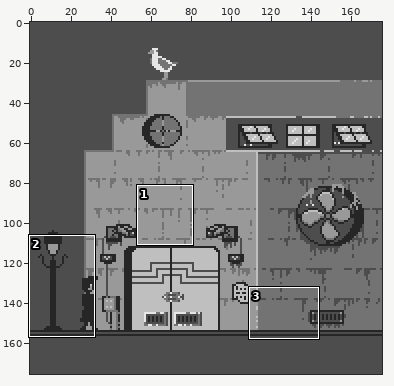
Edited in one commit: pixel-art file (Buildings/GrayScaleCanvas.aseprite). Above: a wide view before the commit, with the close-up outlined.
Close-up. Earlier state:
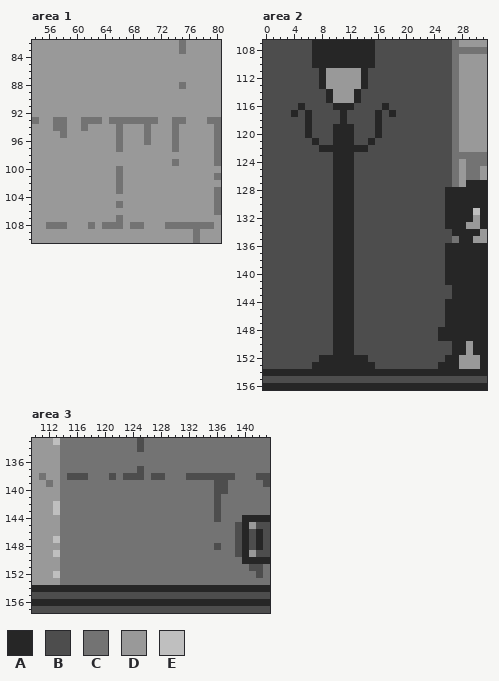
176x176 pixels, 1 frame. Shown: area 1: x 54..80, y 82..110; area 2: x 0..31, y 107..156; area 3: x 110..143, y 133..157. The commit also changed other parts of the picture, which this record leaves out.
Palette (. is transparent): A #262626  B #4d4d4d  C #737373  D #999999  E #bfbfbf
Pixels before, area 1, first column x 54:
 82 DDDDDDDDDDDDDDDDDDDDDCDDDDD
 83 DDDDDDDDDDDDDDDDDDDDDCDDDDD
 84 DDDDDDDDDDDDDDDDDDDDDDDDDDD
 85 DDDDDDDDDDDDDDDDDDDDDDDDDDD
 86 DDDDDDDDDDDDDDDDDDDDDDDDDDD
 87 DDDDDDDDDDDDDDDDDDDDDDDDDDD
 88 DDDDDDDDDDDDDDDDDDDDDCDDDDD
 89 DDDDDDDDDDDDDDDDDDDDDDDDDDD
 90 DDDDDDDDDDDDDDDDDDDDDDDDDDD
 91 DDDDDDDDDDDDDDDDDDDDDDDDDDD
 92 DDDDDDDDDDDDDDDDDDDDDDDDDDD
 93 CDDCCDDCCCDCCCCCCCDDCCDDDCC
 94 DDDCCDDCDDDDCDDDCDDDCDDDDDC
 95 DDDDCDDDDDDDCDDDCDDDCDDDDDC
 96 DDDDDDDDDDDDCDDDCDDDCDDDDDC
 97 DDDDDDDDDDDDCDDDDDDDCDDDDDC
 98 DDDDDDDDDDDDDDDDDDDDDDDDDDC
 99 DDDDDDDDDDDDDDDDDDDDCDDDDDC
100 DDDDDDDDDDDDCDDDDDDDDDDDDDD
101 DDDDDDDDDDDDCDDDDDDDDDDDDDC
102 DDDDDDDDDDDDCDDDDDDDDDDDDDD
103 DDDDDDDDDDDDCDDDDDDDDDDDDDC
104 DDDDDDDDDDDDDDDDDDDDDDDDDDC
105 DDDDDDDDDDDDCDDDDDDDDDDDDDC
106 DDDDDDDDDDDDDDDDDDDDDDDDDDC
107 DDDDDDDDDDDDCDDDDDDDDDDDDDD
108 DDCCCDDDCDCCCDCCDDDCCCCCCCD
109 DDDDDDDDDDDDDDDDDDDDDDDCDDD
110 DDDDDDDDDDDDDDDDDDDDDDDCDDD
Pixels before, area 2, first column x 0:
107 BBBBBBBAAAAAAAAABBBBBBBBBBBCDDDD
108 BBBBBBBAAAAAAAAABBBBBBBBBBBCCCCC
109 BBBBBBBAAAAAAAAABBBBBBBBBBBCDDDD
110 BBBBBBBAAAAAAAAABBBBBBBBBBBCDDDD
111 BBBBBBBBADDDDDABBBBBBBBBBBBCDDDD
112 BBBBBBBBADDDDDABBBBBBBBBBBBCDDDD
113 BBBBBBBBADDDDDABBBBBBBBBBBBCDDDD
114 BBBBBBBBBADDDABBBBBBBBBBBBBCDDDD
115 BBBBBBBBBADDDABBBBBBBBBBBBBCDDDD
116 BBBBBABBBBAAABBBBABBBBBBBBBCDDDD
117 BBBBABABBBBABBBBABABBBBBBBBCDDDD
118 BBBBBBABBBBABBBBABBBBBBBBBBCDDDD
119 BBBBBBABBBAAABBBABBBBBBBBBBCDDDD
120 BBBBBBABBBAAABBBABBBBBBBBBBCDDDD
121 BBBBBBBABBAAABBABBBBBBBBBBBCDDDD
122 BBBBBBBBAAAAAAABBBBBBBBBBBBCDDDD
123 BBBBBBBBBBAAABBBBBBBBBBBBBBCCCCC
124 BBBBBBBBBBAAABBBBBBBBBBBBBBCDCCC
125 BBBBBBBBBBAAABBBBBBBBBBBBBBCDCCD
126 BBBBBBBBBBAAABBBBBBBBBBBBBBCDCCD
127 BBBBBBBBBBAAABBBBBBBBBBBBBBCDAAA
128 BBBBBBBBBBAAABBBBBBBBBBBBBAAAAAA
129 BBBBBBBBBBAAABBBBBBBBBBBBBAAAAAA
130 BBBBBBBBBBAAABBBBBBBBBBBBBAAAAAA
131 BBBBBBBBBBAAABBBBBBBBBBBBBAAAAEA
132 BBBBBBBBBBAAABBBBBBBBBBBBBAAAADA
133 BBBBBBBBBBAAABBBBBBBBBBBBBAAADDA
134 BBBBBBBBBBAAABBBBBBBBBBBBBBAAAAD
135 BBBBBBBBBBAAABBBBBBBBBBBBBBCAADD
136 BBBBBBBBBBAAABBBBBBBBBBBBBAAAAAA
137 BBBBBBBBBBAAABBBBBBBBBBBBBAAAAAA
138 BBBBBBBBBBAAABBBBBBBBBBBBBAAAAAA
139 BBBBBBBBBBAAABBBBBBBBBBBBBAAAAAA
140 BBBBBBBBBBAAABBBBBBBBBBBBBAAAAAA
141 BBBBBBBBBBAAABBBBBBBBBBBBBAAAAAA
142 BBBBBBBBBBAAABBBBBBBBBBBBBBAAAAA
143 BBBBBBBBBBAAABBBBBBBBBBBBBBAAAAA
144 BBBBBBBBBBAAABBBBBBBBBBBBBAAAAAA
145 BBBBBBBBBBAAABBBBBBBBBBBBBAAAAAA
146 BBBBBBBBBBAAABBBBBBBBBBBBBAAAAAA
147 BBBBBBBBBBAAABBBBBBBBBBBBBAAAAAA
148 BBBBBBBBBBAAABBBBBBBBBBBBAAAAAAA
149 BBBBBBBBBBAAABBBBBBBBBBBBAAAAAAA
150 BBBBBBBBBBAAABBBBBBBBBBBBBBAADAA
151 BBBBBBBBBBAAABBBBBBBBBBBBBBAADAA
152 BBBBBBBBAAAAAAABBBBBBBBBBBAADDDA
153 BBBBBBBAAAAAAAAABBBBBBBBBAAADDDA
154 AAAAAAAAAAAAAAAAAAAAAAAAAAAAAAAA
155 BBBBBBBBBBBBBBBBBBBBBBBBBBBBBBBB
156 AAAAAAAAAAAAAAAAAAAAAAAAAAAAAAAA
Pixels before, area 3, first column x 110:
133 DDDECCCCCCCCCCCBCCCCCCCCCCCCCCCCCC
134 DDDDCCCCCCCCCCCBCCCCCCCCCCCCCCCCCC
135 DDDDCCCCCCCCCCCCCCCCCCCCCCCCCCCCCC
136 DDDDCCCCCCCCCCCCCCCCCCCCCCCCCCCCCC
137 DDDDCCCCCCCCCCCBCCCCCCCCCCCCCCCCCC
138 DCDDCBBBCCCBCBBBCBBCCCBBBBBBBCCCBB
139 DDCDCCCCCCCCCCCCCCCCCCCCCCBBCCCCCB
140 DDDDCCCCCCCCCCCCCCCCCCCCCCBBCCCCCC
141 DDDDCCCCCCCCCCCCCCCCCCCCCCBCCCCCCC
142 DDDECCCCCCCCCCCCCCCCCCCCCCBCCCCCCC
143 DDDECCCCCCCCCCCCCCCCCCCCCCBCCCCCCC
144 DDDDCCCCCCCCCCCCCCCCCCCCCCBCCCAAAA
145 DDDDCCCCCCCCCCCCCCCCCCCCCCCCCBADBB
146 DDDDCCCCCCCCCCCCCCCCCCCCCCCCCBABAB
147 DDDECCCCCCCCCCCCCCCCCCCCCCCCCBABAB
148 DDDDCCCCCCCCCCCCCCCCCCCCCCBCCBABAB
149 DDDECCCCCCCCCCCCCCCCCCCCCCCCCBADBB
150 DDDDCCCCCCCCCCCCCCCCCCCCCCCCCCAAAA
151 DDDDCCCCCCCCCCCCCCCCCCCCCCCCCCCBBC
152 DDDECCCCCCCCCCCCCCCCCCCCCCCCCCCCBC
153 DDDDCCCCCCCCCCCCCCCCCCCCCCCCCCCCCC
154 AAAAAAAAAAAAAAAAAAAAAAAAAAAAAAAAAA
155 BBBBBBBBBBBBBBBBBBBBBBBBBBBBBBBBBB
156 AAAAAAAAAAAAAAAAAAAAAAAAAAAAAAAAAA
157 BBBBBBBBBBBBBBBBBBBBBBBBBBBBBBBBBB
New version:
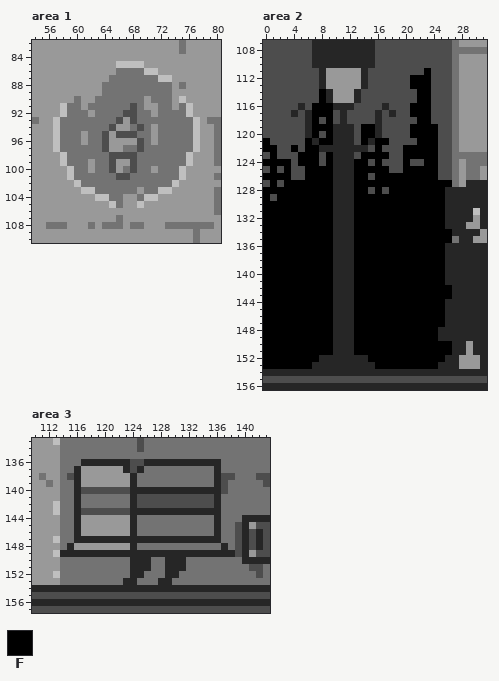
Colours new in this view: F #000000
What changed:
layer "End of the street" added
layer "IceCreamSign" added
layer "IceCreamDrawing" added
Changed rows in their new state; - is an unchanged pixel.
Area 1, layers "IceCreamDrawing", "IceCreamSign":
first column x 57:
 85 ---------EEEE--------
 86 ---------CCCCEE------
 87 --------CCCCCCCEE----
 88 -------CCCCCCCCCC----
 89 -------CCCCCCCCCC----
 90 ---C--CCCCCCC-CCC-E--
 91 -ECC-CCCCCCBC--CC-CE-
 92 -ECCC-CCCCBBCC-CCCCE-
 93 E-CC---C-BDB---CC--CE
 94 E-CC-CCCBD-CB--CC-CCE
 95 E-CC-CCB-BBBC--CC-CCE
 96 ECCC-CCB-D--B--CC-CCE
 97 ECCCCCCB-DCCBCCCC-CCE
 98 -ECCCCCCBBBBCCCCCCCE-
 99 -ECCC-CCB--BCCCCC-CE-
100 --ECC-CCBDCBCC-CCCE--
101 --ECCCCCCBBCCCCCCCE--
102 ---ECCCCC-CCCCCCCE---
103 ----EECCC-CC-CCEE----
104 ------EECC--CEE------
105 --------E---E--------
Area 2, layer "End of the street":
first column x 0:
111 -----------------------F---
112 ---------------------FFF---
113 ---------------------FFF---
114 --------F-------------FF---
115 --------F-------------FF---
116 -------FFF-----------FFF---
117 -------FFF-----------FFF---
118 -------F-F------------FF---
119 -------FFF----FF-----FFFF--
120 -------F-F----FF-----FFFF--
121 F-----F-FF----F-FF----FFF--
122 FF--F-FF--------F---FFFFF--
123 -F---FFF-F----FFFF--FFFFF--
124 FFFF-FFF-F---FF-F---F--FF--
125 -F-F--FFFF---FFFFF--FFFFF--
126 FFFF--FFFF---FF-FFFFFFFFF--
127 -F-FFFFFFF---FFFFFFFFFFFFFF
128 FFFFFFFFFF---FF-F-FFFFFFFF-
129 F-FFFFFFFF---FFFFFFFFFFFFF-
130 FFFFFFFFFF---FFFFFFFFFFFFF-
131 FFFFFFFFFF---FFFFFFFFFFFFF-
132 FFFFFFFFFF---FFFFFFFFFFFFF-
133 FFFFFFFFFF---FFFFFFFFFFFFF-
134 FFFFFFFFFF---FFFFFFFFFFFFFF
135 FFFFFFFFFF---FFFFFFFFFFFFFF
136 FFFFFFFFFF---FFFFFFFFFFFFF-
137 FFFFFFFFFF---FFFFFFFFFFFFF-
138 FFFFFFFFFF---FFFFFFFFFFFFF-
139 FFFFFFFFFF---FFFFFFFFFFFFF-
140 FFFFFFFFFF---FFFFFFFFFFFFF-
141 FFFFFFFFFF---FFFFFFFFFFFFF-
142 FFFFFFFFFF---FFFFFFFFFFFFFF
143 FFFFFFFFFF---FFFFFFFFFFFFFF
144 FFFFFFFFFF---FFFFFFFFFFFFF-
145 FFFFFFFFFF---FFFFFFFFFFFFF-
146 FFFFFFFFFF---FFFFFFFFFFFFF-
147 FFFFFFFFFF---FFFFFFFFFFFFF-
148 FFFFFFFFFF---FFFFFFFFFFFF--
149 FFFFFFFFFF---FFFFFFFFFFFF--
150 FFFFFFFFFF---FFFFFFFFFFFFFF
151 FFFFFFFFFF---FFFFFFFFFFFFFF
152 FFFFFFFF-------FFFFFFFFFFF-
153 FFFFFFF---------FFFFFFFFF--
Area 3, layer "MGSBox":
first column x 114:
136 ---AAAAAAABBAAAAAAAAAAA--
137 --ADDDDDDABA----------A--
138 --ADDDDDDDAC-CC---CCCCA--
139 --ADDDDDDDA-----------A--
140 --ABBBBBBBAAAAAAAAAAAAA--
141 --A-------ABBBBBBBBBBBA--
142 --A-------ABBBBBBBBBBBA--
143 --ABBBBBBBAAAAAAAAAAAAA--
144 --ADDDDDDDA-----------A--
145 --ADDDDDDDA-----------A--
146 --ADDDDDDDA-----------A--
147 --AAAAAAAAAAAAAAAAAAAAA--
148 -ADDDDDDDDA-----------CA-
149 AAAAAAAAAAAAAAAAAAAAAAAAA
150 ----------AAA--AAA-------
151 ----------AAA--AAA-------
152 ----------AA---AA--------
153 ---------AA---AA---------
Changed places in both close-ups, as pixel boxes (x1, y1, x2, y2):
changed: (53, 61, 200, 208)
changed: (263, 68, 452, 369)
changed: (60, 459, 235, 585)
